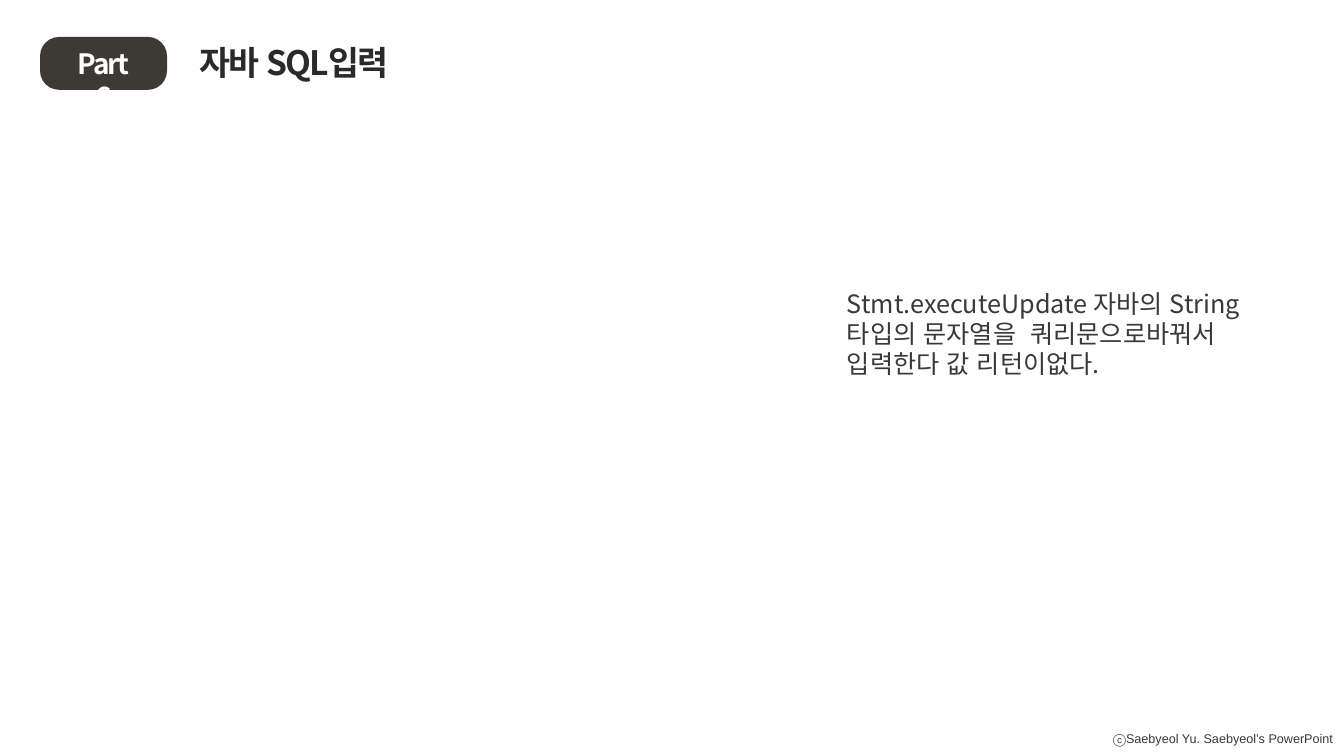
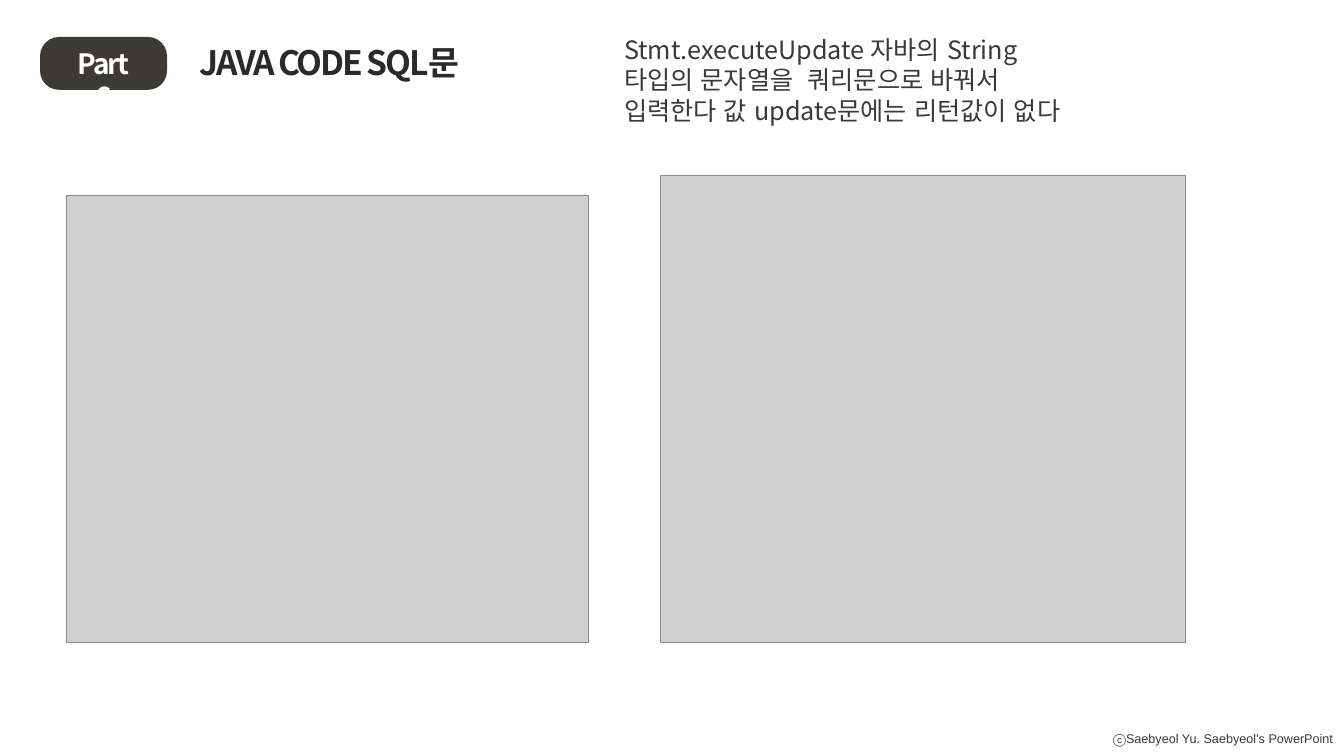
Before and after one commit to TRENDLMC/Java_cli_todo, a slide deck: slide 15 of 파워포인트.pptx (slide 14 before the commit). Drawn at 1344x756 pixels with LibreOffice and Linux fonts; fonts in the diff are those of the drawing; grey boxes stand for pictures. Boxes give left, top, right and bottom in pixels: in the first picture for what was removed or moved away, otherwise in the second. Text is boxed around its words. In the diff, an @@ line names an element or a change of style, - is before the commit and + after.

```diff
--- a/파워포인트.pptx
+++ b/파워포인트.pptx
@@ text at bbox=[199, 48, 460, 82]: text changed @@
-자바 SQL입력
+JAVA CODE SQL문
@@ text at bbox=[624, 38, 1060, 126]: text changed @@
-Stmt.executeUpdate 자바의 String타입의 문자열을 쿼리문으로바꿔서 입력한다 값 리턴이없다.
+Stmt.executeUpdate 자바의 String타입의 문자열을 쿼리문으로 바꿔서 입력한다 값 update문에는 리턴값이 없다
@@ picture added at bbox=[660, 175, 1186, 643] @@
@@ picture added at bbox=[67, 196, 588, 643] @@
```
Also in this commit, not shown: 4 other slides changed, 3 slides added, 1 slide removed, 24 other files.
